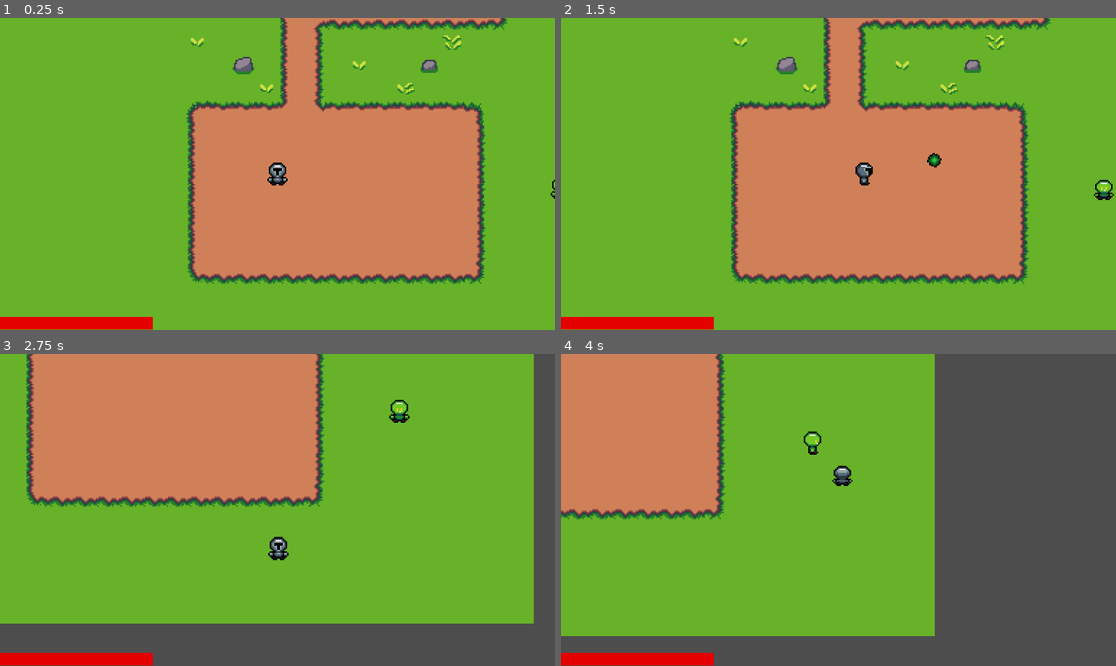
Above: before the commit, frames 1-4 (two rows, left to right).
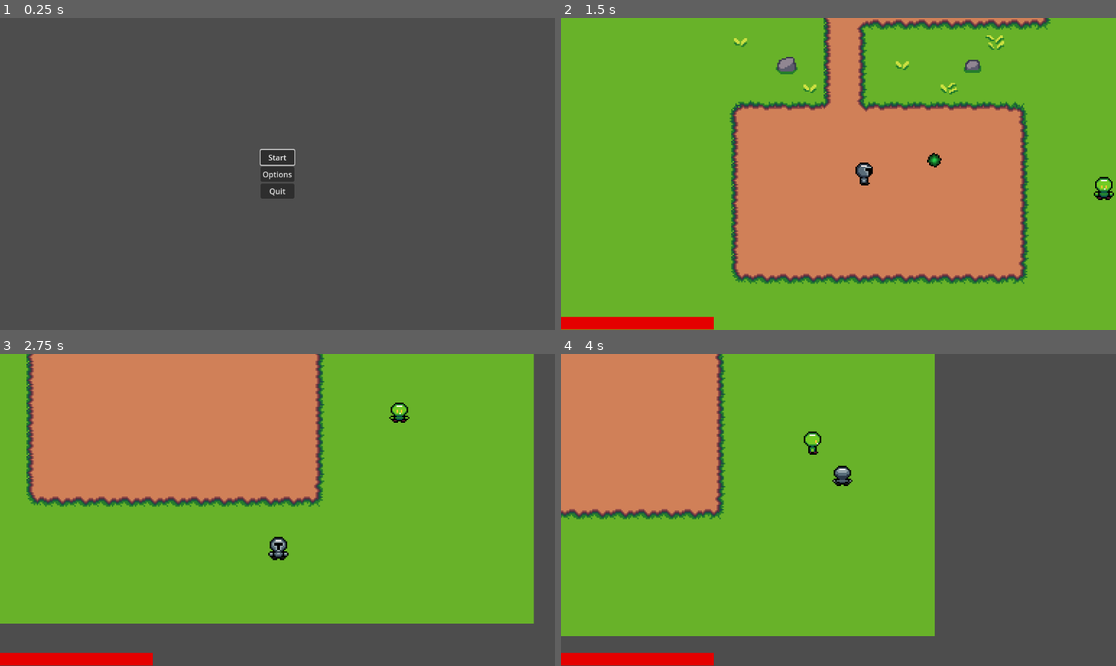
Above: after the commit, the same moments.

Repository: boothe0/CS386GodotProject
Game: Godot game, scene res://scenes/title_screen.tscn
Two runs of this game, one before a commit and one after it. Both use one fixed random seed, a clock stepped at 60 frames per second and the inputs below. Before the commit the project starts from res://scenes/main_scene.tscn.
Inputs (mouse positions are in pixels of both pictures, inside the frame that each line leads up to):
- Up to frame 1 (0.25 s): no input
- Up to frame 2 (1.5 s): click (838, 158) at 0.5 s, where only the run after the commit has a clickable "Start"; move the mouse to (960, 158) at 1.27 s; hold D (move_right) from 1.28 s (still down); click (960, 158) at 1.35 s
- Up to frame 3 (2.75 s): move the mouse to (166, 525) at 2.02 s; release D (move_right) at 2.03 s; hold S (move_down) from 2.03 s (still down); click (166, 525) at 2.1 s
- Up to frame 4 (4 s): move the mouse to (894, 441) at 2.77 s; release S (move_down) at 2.78 s; hold D (move_right) 2.78-3.53 s; click (894, 441) at 2.85 s; move the mouse to (810, 572) at 3.52 s; hold W (move_up) from 3.53 s (still down); click (810, 572) at 3.6 s

The runs differ from the first frame. In frame 1, 100% of the frame differs, in the area x 0-100%, y 0-100%; in frame 2, 0.1%; in frame 3, 0.1%; in frame 4, nothing differs.

Commit message:
Added script back in

Diff:
--- a/cs386gameproject/project.godot
+++ b/cs386gameproject/project.godot
@@ -11,7 +11,7 @@
 [application]
 
 config/name="CS386GameProject"
-run/main_scene="res://scenes/main_scene.tscn"
+run/main_scene="res://scenes/title_screen.tscn"
 config/features=PackedStringArray("4.3", "Forward Plus")
 config/icon="res://icon.svg"
 
